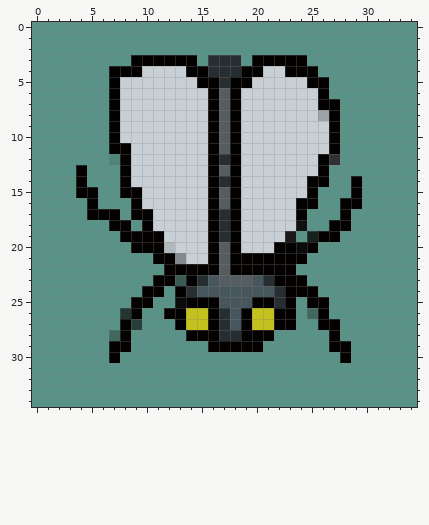
Pixel-art sprite, stored at Imagenes/moscaclosedown.png. The picture above was drawn from the file before the commit.
The file is 35x35 pixels. Colours within 5 levels of each other are drawn and written as one.
New version:
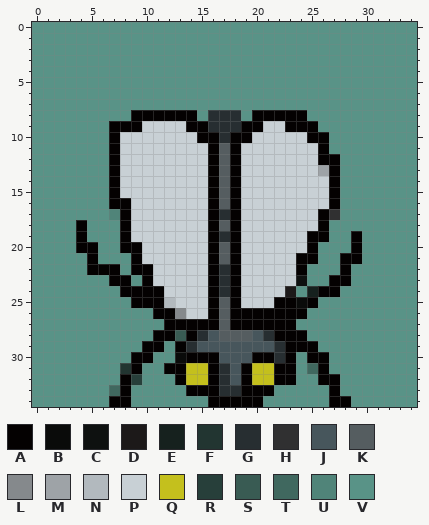
Palette (. is transparent): A #040101  B #0a0b0a  C #0e1110  D #1c1919  E #16211e  F #223531  G #272e31  H #303031  J #47565c  K #555d60  L #85898c  M #9ea3a7  N #b2b9be  P #c8d0d5  Q #c4c01d  R #273f3a  S #395b53  T #40685f  U #508479  V #599387
Difference:
Changed rows in their new state; - is an unchanged pixel.
first column x 4:
 3 -----VVVVVV-VVV-VVVVV-----
 4 ---VVVVVVVVVVVVVVVVVVV----
 5 ---VVVVVVVVVVVVVVVVVVVV---
 6 ---VVVVVVVVVVVVVVVVVVVV---
 7 ---VVVVVVVVVVVVVVVVVVVVV--
 8 ---VVAAAAAAVGGGVAAAAAVVV--
 9 ----AA----AAGGGAA--AAAVV--
10 -----------A-G-A-----AAV--
11 ----P-----------------AV--
12 ---AP--------K---------A--
13 V--AP-----------------MA--
14 V--AP--------K-------PPA-V
15 VV-APP---------------PPA-V
16 -V-AAP--------------PPPAVV
17 -VVUAPP-------------PPAHV-
18 A--V-PP------K------PPAVV-
19 A----PPP-----------PPA-V-A
20 AA--A-PPP---------PPP----A
21 -A---APPPP-----PPPPP-A--AA
22 -AAA-AAPPPPP-G-PPPPPA---A-
23 ---AA-APPPPPAGAPPPPPC--AA-
24 ----AA--PPPPAGAPPPPDVEAA--
25 -------ANPPP-KAPPPA-B-V---
26 ----VV-A-LPP-KA-AA--AVV---
27 ----VV--A-AA-KA-AA----VV--
28 ---VV--AAS-GJKKKJGAAA--V--
29 ---VV-AA-AGJJJJJJJGAAA-VV-
30 ---V-AA--BAAAJJJAAGA-AA-V-
31 ----FA--AAQQAGJAQQAA-TA---
32 ----AR---AQQAGJAQQAA--AA--
33 ---TA-----AAAGGAAA-----A--
34 ---AA-------AAAAA------AA-
Pixel boxes of the changes (left, top, right, bottom) in both pictures:
changed: (76, 55, 362, 407)
